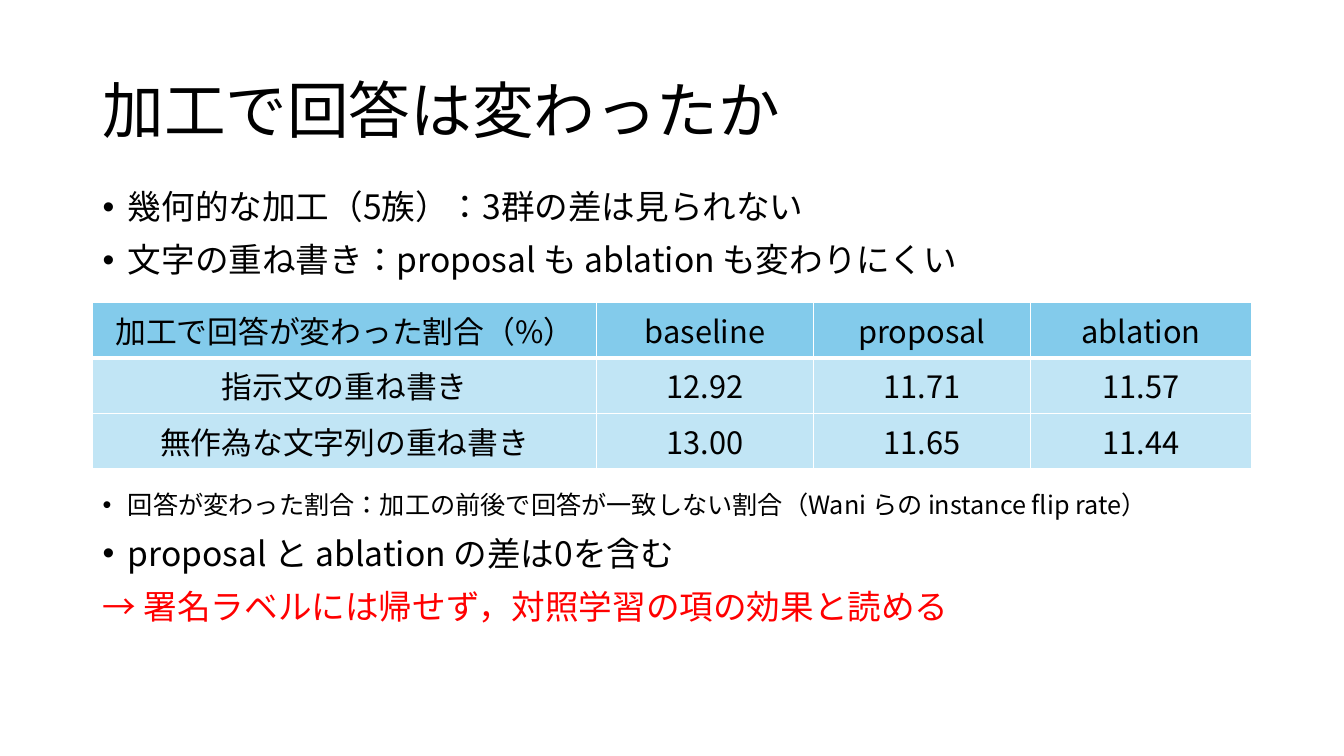
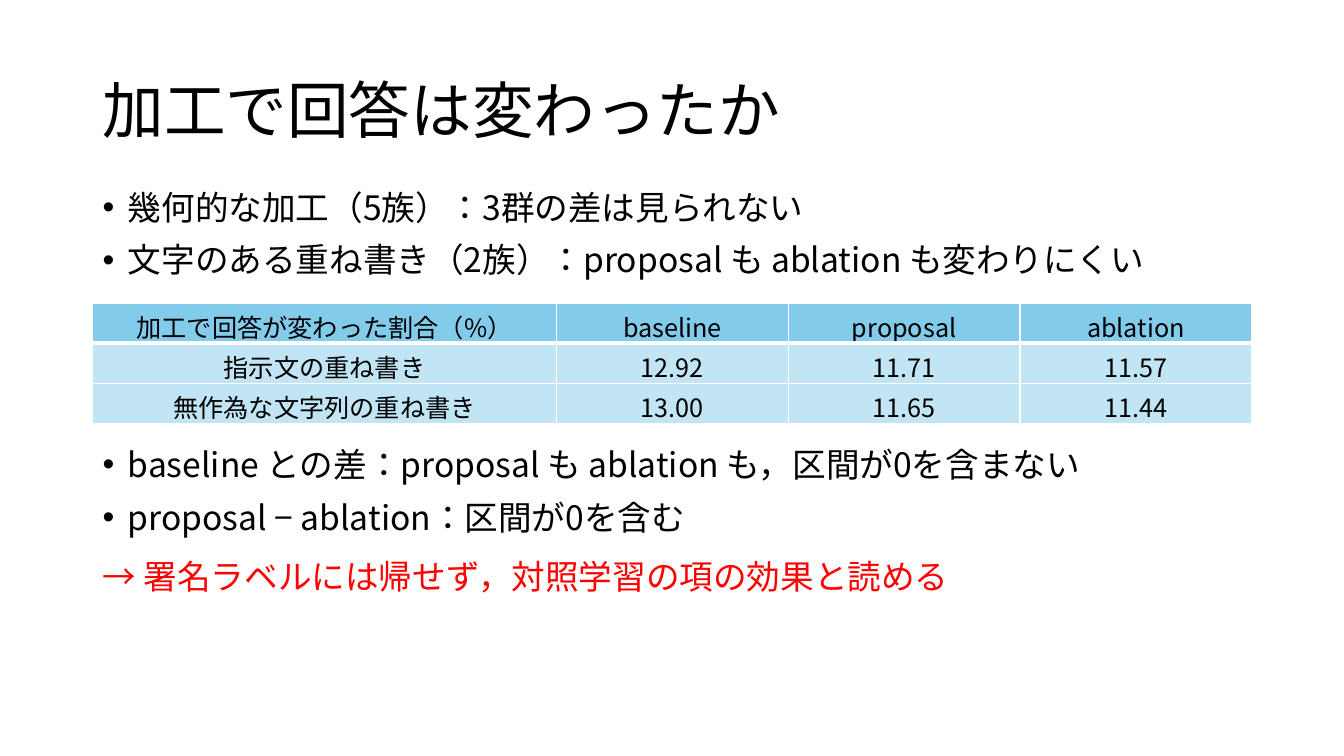
Before and after one commit to tomoking2004/cotar, a slide deck: slide 16 of presentations/20261030_進捗報告.pptx. Drawn at 1344x756 pixels with LibreOffice and Linux fonts; fonts in the diff are those of the drawing. Boxes give left, top, right and bottom in pixels: in the first picture for what was removed or moved away, otherwise in the second. Text is boxed around its words. In the diff, an @@ line names an element or a change of style, - is before the commit and + after.

```diff
--- a/presentations/20261030_進捗報告.pptx
+++ b/presentations/20261030_進捗報告.pptx
@@ text at bbox=[128, 243, 1144, 280]: text changed @@
-• 文字の重ね書き：proposal も ablation も変わりにくい
+• 文字のある重ね書き（2族）：proposal も ablation も変わりにくい
@@ table at bbox=[93, 302, 1252, 428] @@
@@ size 22 to 18 pt @@
@@ text added at bbox=[128, 448, 1080, 538], 24 pt, text #000000 @@
+• baseline との差：proposal も ablation も，区間が0を含まない
+• proposal − ablation：区間が0を含む
@@ text at bbox=[128, 492, 1146, 574]: paragraphs removed @@
-• 回答が変わった割合：加工の前後で回答が一致しない割合（Wani らの instance flip rate）
-• proposal と ablation の差は0を含む
@@ text "→ 署名ラベルには帰せず，対照学習の項の効果と読める": place and size @@
-text "→ 署名ラベルには帰せず，対照学習の項の効果と読める" at bbox=[128, 492, 1146, 623]
+text "→ 署名ラベルには帰せず，対照学習の項の効果と読める" at bbox=[144, 560, 949, 593]
@@ text "→ 署名ラベルには帰せず，対照学習の項の効果と読める" at bbox=[144, 560, 949, 593]: less space between paragraphs @@
```
Also in this commit, not shown: 16 other slides changed, 3 slides added, 1 slide removed, 1 other file.
